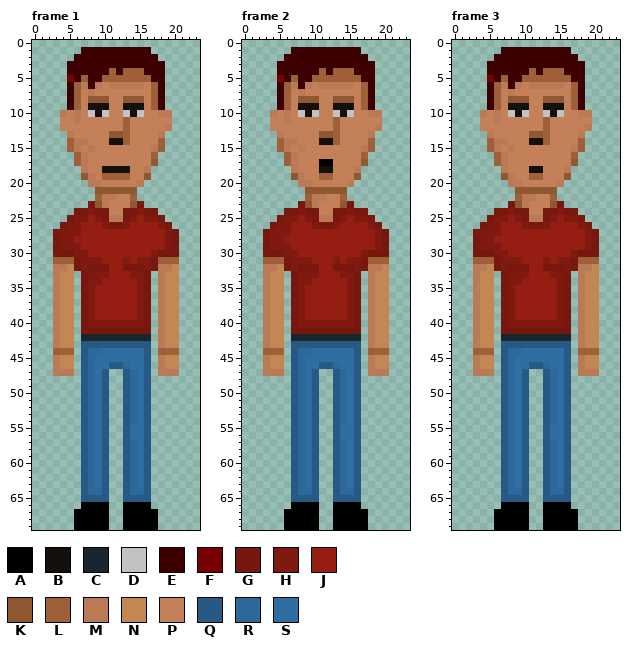
Two versions of one pixel-art file, game/assets_sources/worker/worker_talk_down.ase. The picture above was drawn from the file before the commit.
24x70 pixels, 8 frames. Shown: frame 1, frame 2, frame 3. The commit also changed other frames, which this record leaves out.
Palette (. is transparent): A #000000  B #14110c  C #18272e  D #c2c2c2  E #3d0000  F #790000  G #78170e  H #80190f  J #961d12  K #8f5732  L #9e6038  M #ba7a56  N #c38753  P #c38059  Q #265a85  R #2c6899  S #2f6ea3
Pixels before, frame 1, first column x 3:
 1 ....EEEEEEEEEE....
 2 ...EEEEEEEEEEEE...
 3 ..EEEEEEEEEEEEEE..
 4 ..EEEEEELELLLEEE..
 5 ..FELEELLLLLLLEE..
 6 ..ELMEMPMMMMMPLE..
 7 ..ELPMPPPPPPPPLE..
 8 ..ELPKKKPPKKKPLE..
 9 ..ELPBBBPPBBBPLE..
10 .MPMPDBDPPDBDPPMM.
11 .PPMPPPPPPLPPPPPP.
12 .PPPPPPPPPLPPPPPM.
13 ..MPPPPPKKLPPPPM..
14 ..LMMPPPBBLPPPPL..
15 ..LMPMPPPPPPPPML..
16 ...LMPPPPPPPPPL...
17 ...LMPPPPPPPPPK...
18 ....MPPBBBBPPM....
19 ....KMPLLLLPPK....
20 .....MMPPPPPM.....
21 ......KKKKKK......
22 ......LMMPPL......
23 .....GKMPPPKG.....
24 ...GGHGGPPGGHGG...
25 ..GHHJHGMMGHJHHG..
26 .GHHJJJHGGHJJJJHG.
27 GHHHJJJJJJJJJJJJHG
28 GHHJJJJJJJJJJJJJHG
29 GHHHJJJJJJJJJJJJHG
30 GGGHHJJJJJJJJJHGGG
31 LLLGHHHJJJHJHHGLLL
32 MMNGHGGGJJGGGHGMMN
33 MNN.GHHHJJJHHG.MNN
34 MNN.GHHJJJJJHG.MNN
35 MNN.GHJJJJJJHG.MNN
36 MNN.GHJJJJJJHG.MNN
37 MNN.GHJJJJJJHG.MNN
38 MNN.GHJJJJJJHG.MNN
39 MNN.GHJJJJJJHG.MNN
40 MNN.GHHHHHHHHG.MNN
41 MNN.GGGGGGGGGG.MNN
42 MNN.CCCCCCCCCC.MNN
43 MNN.QQQQQQQQQQ.MNN
44 LLL.QRRSSSSSSQ.LLL
45 MNN.QRSSSSSSSQ.MNN
46 MNN.QRSSQQRSSQ.MNN
47 MMM.QRSQ..QRSQ.MMM
48 ....QRSQ..QRSQ....
49 ....QRSQ..QRSQ....
50 ....QRSQ..QRSQ....
51 ....QRSQ..QRSQ....
52 ....QRSQ..QRSQ....
53 ....QRSQ..QRSQ....
54 ....QRSQ..QRSQ....
55 ....QRSQ..QSSQ....
56 ....QRSQ..QSSQ....
57 ....QRSQ..QRSQ....
58 ....QRSQ..QRSQ....
59 ....QRSQ..QRSQ....
60 ....QRSQ..QRSQ....
61 ....QRSQ..QRSQ....
62 ....QRSQ..QRSQ....
63 ....QRSQ..QRSQ....
64 ....QRRQ..QRRQ....
65 ....QQQQ..QQQQ....
66 ....AAAA..AAAA....
67 ...AAAAA..AAAAA...
68 ...AAAAA..AAAAA...
69 ...AAAAA..AAAAA...
Pixels before, frame 2, first column x 3:
 1 ....EEEEEEEEEE....
 2 ...EEEEEEEEEEEE...
 3 ..EEEEEEEEEEEEEE..
 4 ..EEEEEELELLLEEE..
 5 ..FELEELLLLLLLEE..
 6 ..ELMEMPMMMMMPLE..
 7 ..ELPMPPPPPPPPLE..
 8 ..ELPKKKPPKKKPLE..
 9 ..ELPBBBPPBBBPLE..
10 .MPMPDBDPPDBDPPMM.
11 .PPMPPPPPPLPPPPPP.
12 .PPPPPPPPPLPPPPPM.
13 ..MPPPPPKKLPPPPM..
14 ..LMMPPPBBLPPPPL..
15 ..LMPMPPPPPPPPML..
16 ...LMPPPPPPPPPL...
17 ...LMPPPAAPPPPK...
18 ....MPPPBBPPPM....
19 ....KMPPLLPPPK....
20 .....MMPPPPPM.....
21 ......KKKKKK......
22 ......LMMPPL......
23 .....GKMPPPKG.....
24 ...GGHGGPPGGHGG...
25 ..GHHJHGMMGHJHHG..
26 .GHHJJJHGGHJJJJHG.
27 GHHHJJJJJJJJJJJJHG
28 GHHJJJJJJJJJJJJJHG
29 GHHHJJJJJJJJJJJJHG
30 GGGHHJJJJJJJJJHGGG
31 LLLGHHHJJJHJHHGLLL
32 MMNGHGGGJJGGGHGMMN
33 MNN.GHHHJJJHHG.MNN
34 MNN.GHHJJJJJHG.MNN
35 MNN.GHJJJJJJHG.MNN
36 MNN.GHJJJJJJHG.MNN
37 MNN.GHJJJJJJHG.MNN
38 MNN.GHJJJJJJHG.MNN
39 MNN.GHJJJJJJHG.MNN
40 MNN.GHHHHHHHHG.MNN
41 MNN.GGGGGGGGGG.MNN
42 MNN.CCCCCCCCCC.MNN
43 MNN.QQQQQQQQQQ.MNN
44 LLL.QRRSSSSSSQ.LLL
45 MNN.QRSSSSSSSQ.MNN
46 MNN.QRSSQQRSSQ.MNN
47 MMM.QRSQ..QRSQ.MMM
48 ....QRSQ..QRSQ....
49 ....QRSQ..QRSQ....
50 ....QRSQ..QRSQ....
51 ....QRSQ..QRSQ....
52 ....QRSQ..QRSQ....
53 ....QRSQ..QRSQ....
54 ....QRSQ..QRSQ....
55 ....QRSQ..QSSQ....
56 ....QRSQ..QSSQ....
57 ....QRSQ..QRSQ....
58 ....QRSQ..QRSQ....
59 ....QRSQ..QRSQ....
60 ....QRSQ..QRSQ....
61 ....QRSQ..QRSQ....
62 ....QRSQ..QRSQ....
63 ....QRSQ..QRSQ....
64 ....QRRQ..QRRQ....
65 ....QQQQ..QQQQ....
66 ....AAAA..AAAA....
67 ...AAAAA..AAAAA...
68 ...AAAAA..AAAAA...
69 ...AAAAA..AAAAA...
Pixels before, frame 3, first column x 3:
 1 ....EEEEEEEEEE....
 2 ...EEEEEEEEEEEE...
 3 ..EEEEEEEEEEEEEE..
 4 ..EEEEEELELLLEEE..
 5 ..FELEELLLLLLLEE..
 6 ..ELMEMPMMMMMPLE..
 7 ..ELPMPPPPPPPPLE..
 8 ..ELPKKKPPKKKPLE..
 9 ..ELPBBBPPBBBPLE..
10 .MPMPDBDPPDBDPPMM.
11 .PPMPPPPPPLPPPPPP.
12 .PPPPPPPPPLPPPPPM.
13 ..MPPPPPKKLPPPPM..
14 ..LMMPPPBBLPPPPL..
15 ..LMPMPPPPPPPPML..
16 ...LMPPPPPPPPPL...
17 ...LMPPPPPPPPPK...
18 ....MPPPBBPPPM....
19 ....KMPPLLPPPK....
20 .....MMPPPPPM.....
21 ......KKKKKK......
22 ......LMMPPL......
23 .....GKMPPPKG.....
24 ...GGHGGPPGGHGG...
25 ..GHHJHGMMGHJHHG..
26 .GHHJJJHGGHJJJJHG.
27 GHHHJJJJJJJJJJJJHG
28 GHHJJJJJJJJJJJJJHG
29 GHHHJJJJJJJJJJJJHG
30 GGGHHJJJJJJJJJHGGG
31 LLLGHHHJJJHJHHGLLL
32 MMNGHGGGJJGGGHGMMN
33 MNN.GHHHJJJHHG.MNN
34 MNN.GHHJJJJJHG.MNN
35 MNN.GHJJJJJJHG.MNN
36 MNN.GHJJJJJJHG.MNN
37 MNN.GHJJJJJJHG.MNN
38 MNN.GHJJJJJJHG.MNN
39 MNN.GHJJJJJJHG.MNN
40 MNN.GHHHHHHHHG.MNN
41 MNN.GGGGGGGGGG.MNN
42 MNN.CCCCCCCCCC.MNN
43 MNN.QQQQQQQQQQ.MNN
44 LLL.QRRSSSSSSQ.LLL
45 MNN.QRSSSSSSSQ.MNN
46 MNN.QRSSQQRSSQ.MNN
47 MMM.QRSQ..QRSQ.MMM
48 ....QRSQ..QRSQ....
49 ....QRSQ..QRSQ....
50 ....QRSQ..QRSQ....
51 ....QRSQ..QRSQ....
52 ....QRSQ..QRSQ....
53 ....QRSQ..QRSQ....
54 ....QRSQ..QRSQ....
55 ....QRSQ..QSSQ....
56 ....QRSQ..QSSQ....
57 ....QRSQ..QRSQ....
58 ....QRSQ..QRSQ....
59 ....QRSQ..QRSQ....
60 ....QRSQ..QRSQ....
61 ....QRSQ..QRSQ....
62 ....QRSQ..QRSQ....
63 ....QRSQ..QRSQ....
64 ....QRRQ..QRRQ....
65 ....QQQQ..QQQQ....
66 ....AAAA..AAAA....
67 ...AAAAA..AAAAA...
68 ...AAAAA..AAAAA...
69 ...AAAAA..AAAAA...
New version:
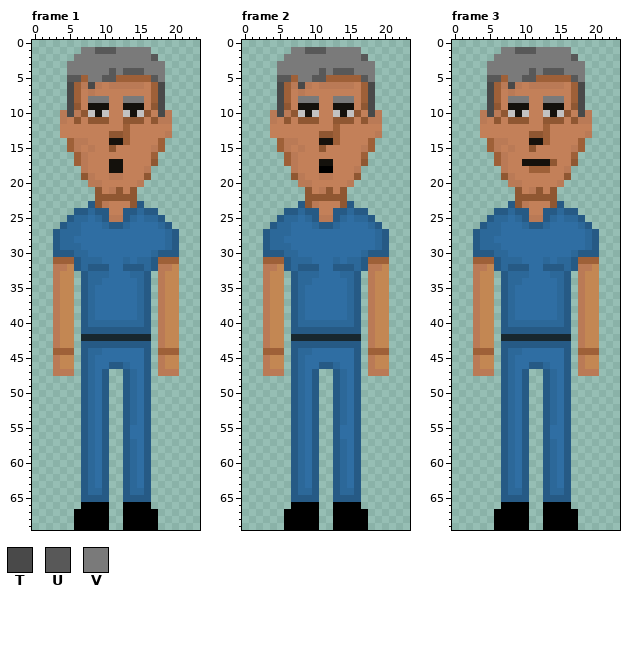
Colours new in this view: T #494949  U #585858  V #7a7a7a
The edit:
Changed rows in their new state; - is an unchanged pixel.
Frame 1:
first column x 3:
 1 ----VVUUUVVVVV----
 2 ---VVVVVVVVVVVU---
 3 --VVVVVVVVVVVVVV--
 4 --VVVVVVUVUUUVVV--
 5 --UU-VVUU-----UV--
 6 --T--T---------T--
 7 --T------------T--
 8 --T--VVV--VVV--T--
 9 --TK----------KT--
10 --T-K--------K-T--
11 -M-K-KKK--KKK-KMM-
12 ----------------P-
13 -PP------------PM-
15 --------K---------
17 --------BB--------
18 -------P--P-------
19 -------PMMP-------
21 -------PM-P-------
22 ------KKKKKK------
23 -----Q------Q-----
24 ---QQRQQ--QQRQQ---
25 --QRRSRQ--QRSRRQ--
26 -QRRSSSRQQRSSSSRQ-
27 QRRRSSSSSSSSSSSSRQ
28 QRRSSSSSSSSSSSSSRQ
29 QRRRSSSSSSSSSSSSRQ
30 QQQRRSSSSSSSSSRQQQ
31 ---QRRRSSSRSRRQ---
32 ---QRQQQSSQQQRQ---
33 ----QRRRSSSRRQ----
34 ----QRRSSSSSRQ----
35 ----QRSSSSSSRQ----
36 ----QRSSSSSSRQ----
37 ----QRSSSSSSRQ----
38 ----QRSSSSSSRQ----
39 ----QRSSSSSSRQ----
40 ----QRRRRRRRRQ----
41 ----QQQQQQQQQQ----
Frame 2:
first column x 3:
 1 ----VVUUUVVVVV----
 2 ---VVVVVVVVVVVU---
 3 --VVVVVVVVVVVVVV--
 4 --VVVVVVUVUUUVVV--
 5 --UU-VVUU-----UV--
 6 --T--T---------T--
 7 --T------------T--
 8 --T--VVV--VVV--T--
 9 --TK----------KT--
10 --T-K--------K-T--
11 -M-K-KKK--KKK-KMM-
12 ----------------P-
13 -PP------------PM-
15 --------K---------
17 --------BB--------
18 --------AA--------
19 --------MM--------
21 -------PM-P-------
22 ------KKKKKK------
23 -----Q------Q-----
24 ---QQRQQ--QQRQQ---
25 --QRRSRQ--QRSRRQ--
26 -QRRSSSRQQRSSSSRQ-
27 QRRRSSSSSSSSSSSSRQ
28 QRRSSSSSSSSSSSSSRQ
29 QRRRSSSSSSSSSSSSRQ
30 QQQRRSSSSSSSSSRQQQ
31 ---QRRRSSSRSRRQ---
32 ---QRQQQSSQQQRQ---
33 ----QRRRSSSRRQ----
34 ----QRRSSSSSRQ----
35 ----QRSSSSSSRQ----
36 ----QRSSSSSSRQ----
37 ----QRSSSSSSRQ----
38 ----QRSSSSSSRQ----
39 ----QRSSSSSSRQ----
40 ----QRRRRRRRRQ----
41 ----QQQQQQQQQQ----
Frame 3:
first column x 3:
 1 ----VVUUUVVVVV----
 2 ---VVVVVVVVVVVU---
 3 --VVVVVVVVVVVVVV--
 4 --VVVVVVUVUUUVVV--
 5 --UU-VVUU-----UV--
 6 --T--T---------T--
 7 --T------------T--
 8 --T--VVV--VVV--T--
 9 --TK----------KT--
10 --T-K--------K-T--
11 -M-K-KKK--KKK-KMM-
12 ----------------P-
13 -PP------------PM-
15 --------K---------
17 -------BBBBK------
18 --------LLL-------
19 --------PP--------
21 -------PM-P-------
22 ------KKKKKK------
23 -----Q------Q-----
24 ---QQRQQ--QQRQQ---
25 --QRRSRQ--QRSRRQ--
26 -QRRSSSRQQRSSSSRQ-
27 QRRRSSSSSSSSSSSSRQ
28 QRRSSSSSSSSSSSSSRQ
29 QRRRSSSSSSSSSSSSRQ
30 QQQRRSSSSSSSSSRQQQ
31 ---QRRRSSSRSRRQ---
32 ---QRQQQSSQQQRQ---
33 ----QRRRSSSRRQ----
34 ----QRRSSSSSRQ----
35 ----QRSSSSSSRQ----
36 ----QRSSSSSSRQ----
37 ----QRSSSSSSRQ----
38 ----QRSSSSSSRQ----
39 ----QRSSSSSSRQ----
40 ----QRRRRRRRRQ----
41 ----QQQQQQQQQQ----
Where, in picture pixels (left, top, right, bottom), the same in both pictures:
changed: (60, 47, 172, 138)
changed: (53, 145, 179, 334)
changed: (270, 47, 382, 138)
changed: (263, 145, 389, 334)
changed: (480, 47, 592, 138)
changed: (473, 145, 599, 334)
